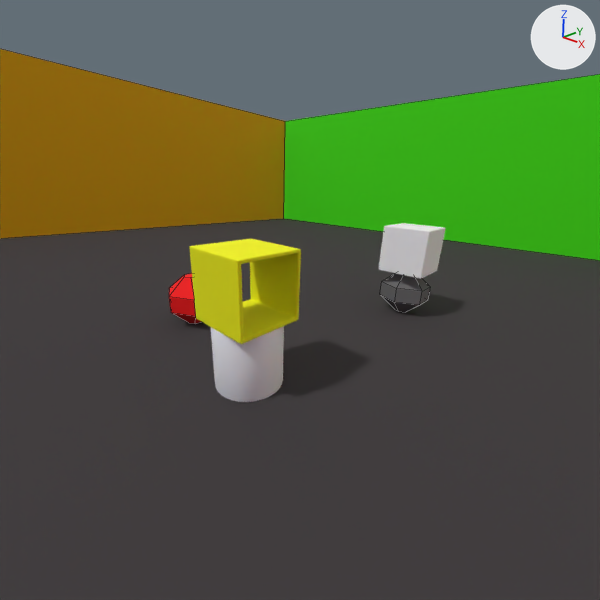
The Blender file simple-scene-gen.blend, before and after one commit.
The view is the same before and after, from the file's camera 'Camera.001'. Every picture has the same lights, and +X, +Y and +Z are marked at upper right. Mesh edges are drawn as thin lines on the coarser meshes.

Objects in the first picture: 'Cube.001', 'CubeHollow.001', 'Cylinder.001', 'Diamond.001', 'Diamond.002', 'Floor'.
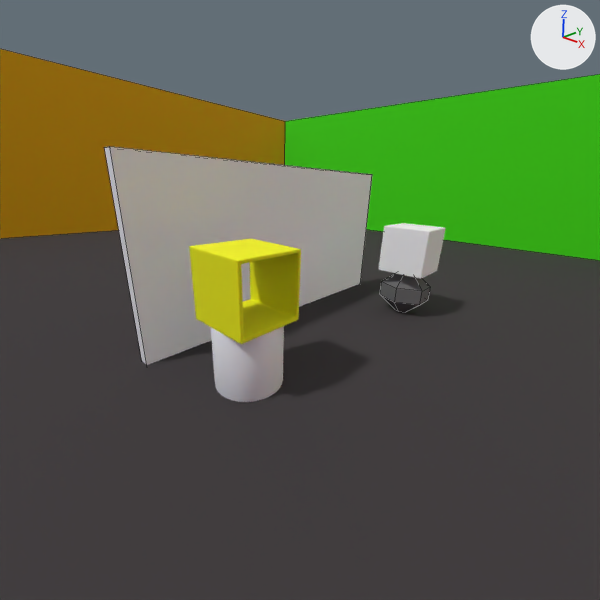
The change, as a diff of the scene's bpy script:
```diff
--- a/simple-scene-gen.blend.py
+++ b/simple-scene-gen.blend.py
@@ ob_obstacle @@
 ob_obstacle.scale = (0.389, 1.29, 1.25)
-ob_obstacle.hide_render = True
```

Pixel boxes (x1, y1, x2, y2) of what changed, in the pictures (600 x 600 px):
'Obstacle', shown
    after: (104, 146, 372, 365)
